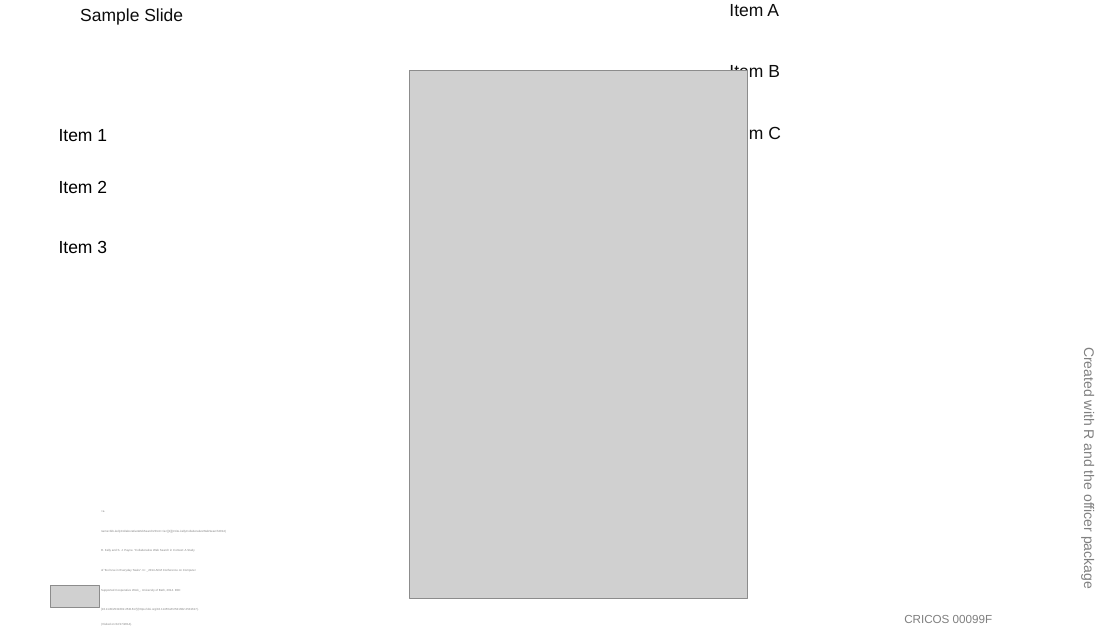
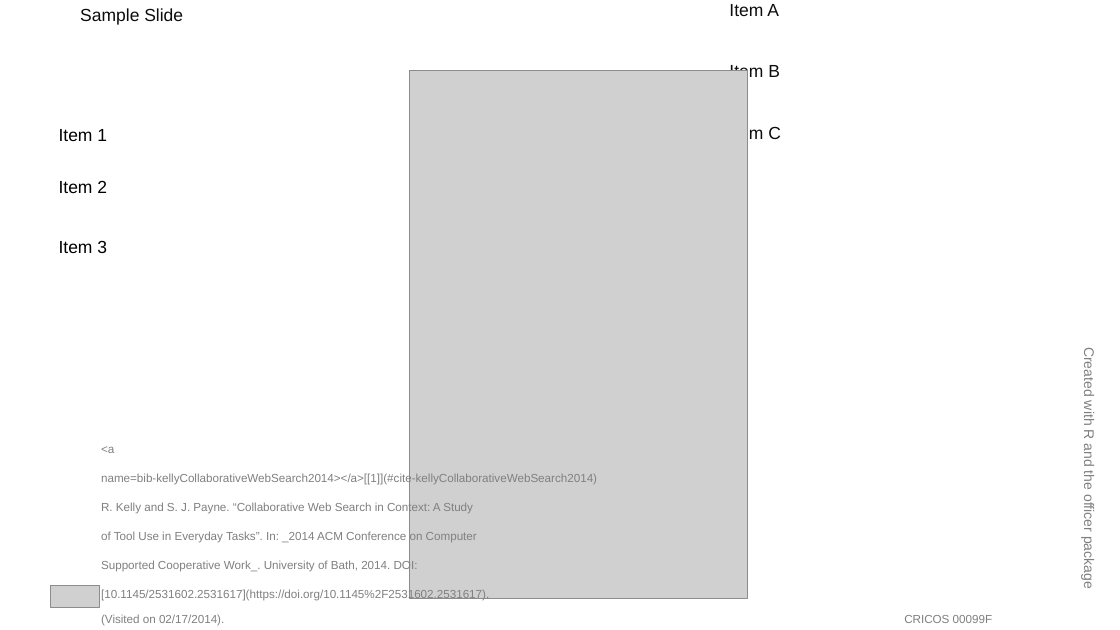
Before and after one commit to sjgknight/phR, a slide deck: slide 1 of output/test5.pptx. Drawn at 1120x630 pixels with LibreOffice and Linux fonts; fonts in the diff are those of the drawing; grey boxes stand for pictures; background and template pictures are left out. Boxes give left, top, right and bottom in pixels: in the first picture for what was removed or moved away, otherwise in the second. Text is boxed around its words. In the diff, an @@ line names an element or a change of style, - is before the commit and + after.

```diff
--- a/output/test5.pptx
+++ b/output/test5.pptx
@@ text "<a name=bib-kellyCollaborativeWebSearch2014></a>[[1]](#cite- ..." at [101,446,597,626]: size 2.5 to 10 pt; line spacing 0.7 to 0.9 @@
```
Also in this commit, not shown: 9 other files.
